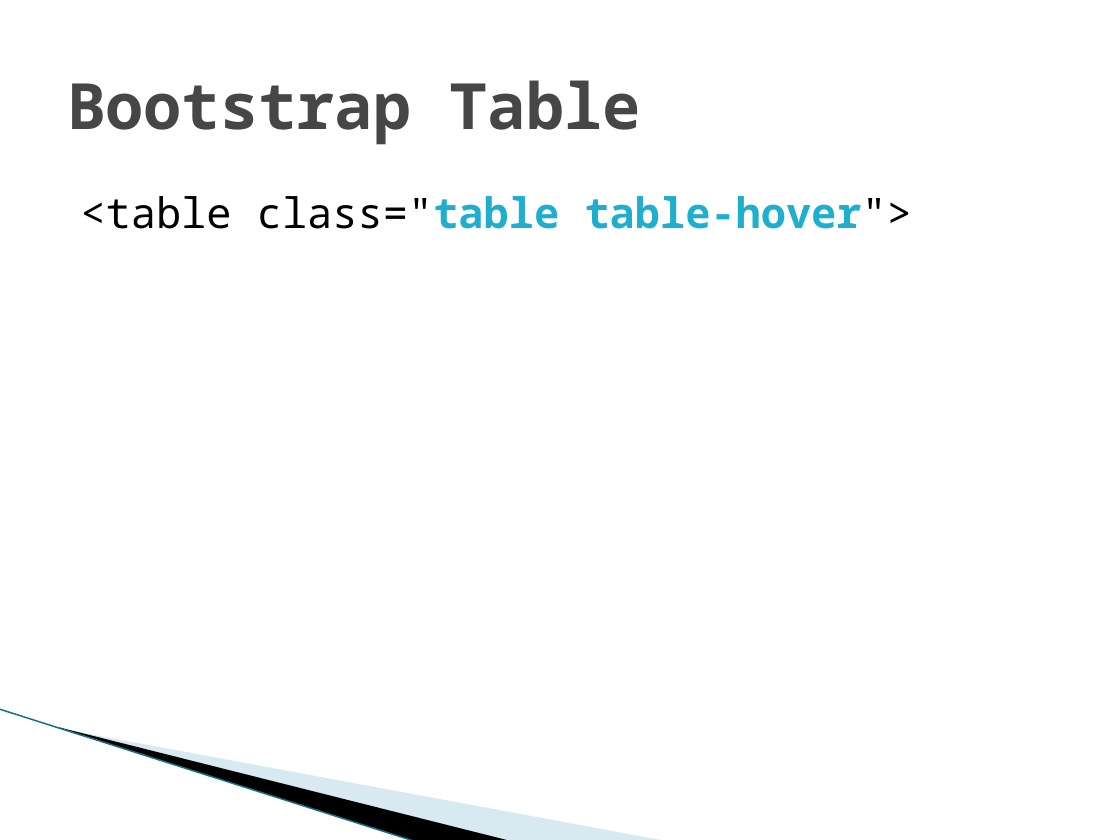
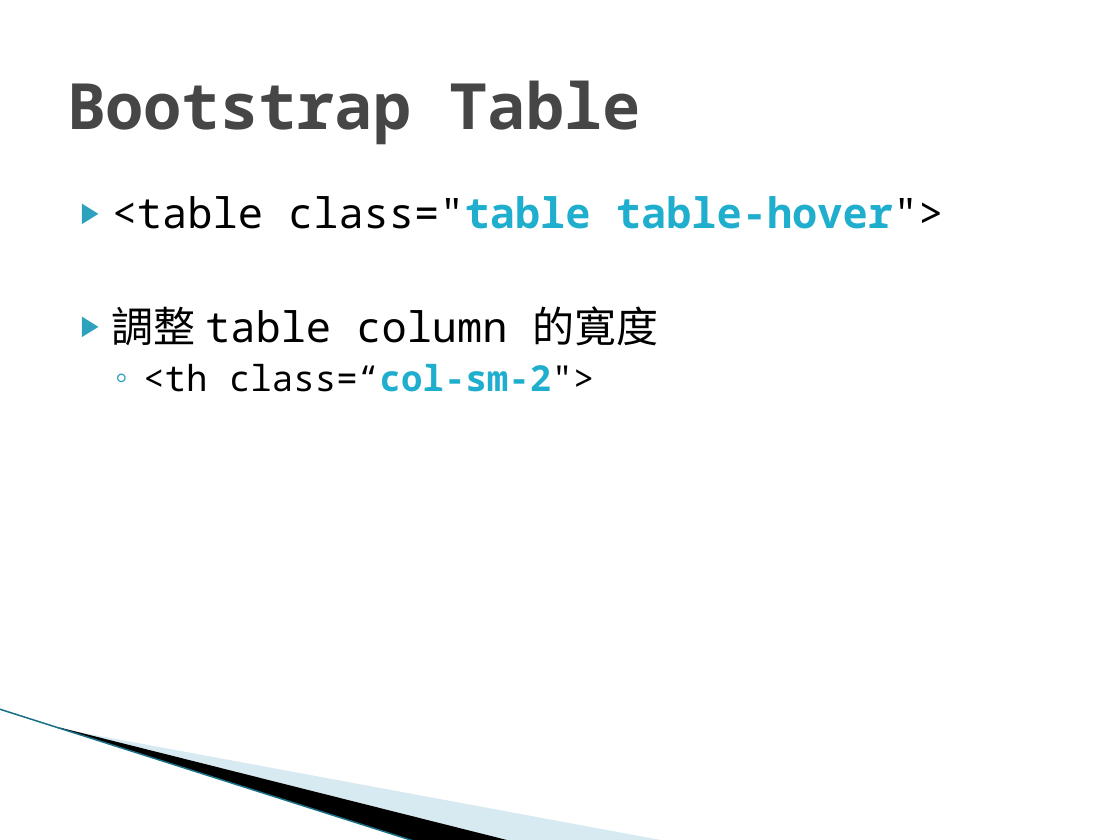
Before and after one commit to ericyuTestrite/TestRite-ITSG, a slide deck: slide 8 of Meeting-05/Bootstrap Lab 2.pptx (slide 7 before the commit). Drawn at 1120x840 pixels with LibreOffice and Linux fonts; fonts in the diff are those of the drawing; background and template pictures are left out. Boxes give left, top, right and bottom in pixels: in the first picture for what was removed or moved away, otherwise in the second. Text is boxed around its words. In the diff, an @@ line names an element or a change of style, - is before the commit and + after.

Commit message:
增加 Lab 4 及調整幾個 lab 的內容

```diff
--- a/Meeting-05/Bootstrap Lab 2.pptx
+++ b/Meeting-05/Bootstrap Lab 2.pptx
@@ text at [112, 196, 944, 229]: bullet none to ▶ @@
@@ text at [112, 306, 659, 392]: paragraphs added @@
+▶ 調整 table column 的寛度
+  ◦ <th class=“col-sm-2">
```
Also in this commit, not shown: 1 other slide changed, 2 slides added, 18 other files.
